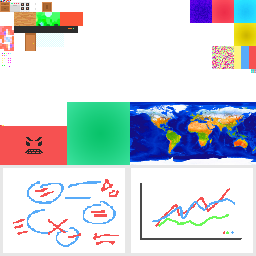
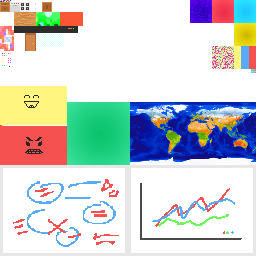
Comparing the layer stacks of the two 256x256 images. Changes:
added layer "Layer 5" above "Layer 4" over [21, 90, 39, 108]
added layer "Layer 4" above "Layer 3" over [0, 86, 67, 125]
added layer "Layer 3" above "Layer 2" over [0, 86, 67, 125]
